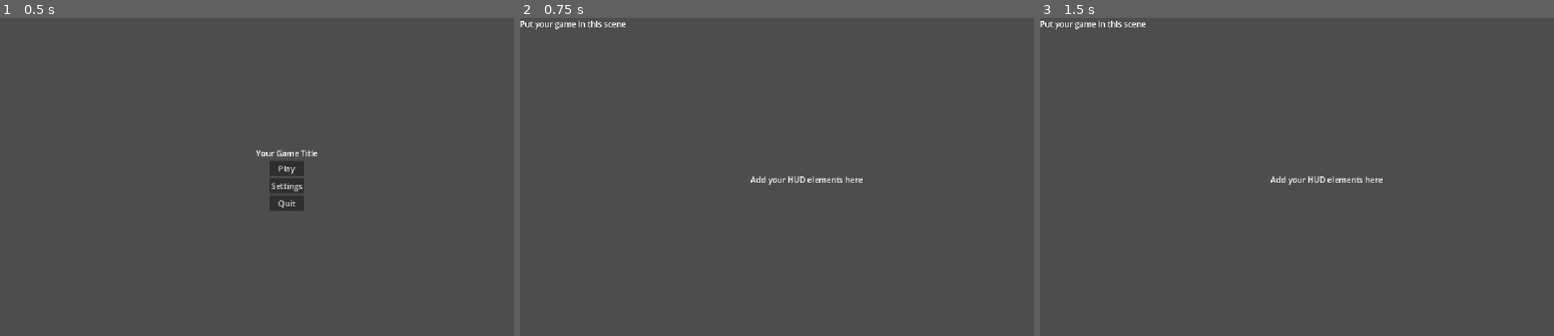
Above: before the commit, frames 1-3 (left to right).
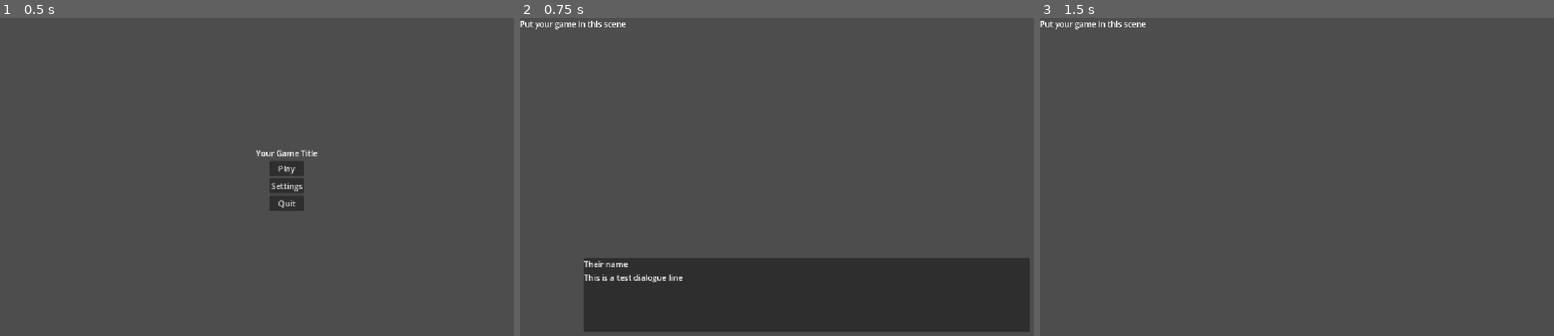
Above: after the commit, the same moments.

Repository: Lochi-dot-JPEG/crux
Game: Godot game, scene res://ui/title/title.tscn
The game is run twice, just before and just after one commit, with the same random seed, the same clock (stepped at 60 frames per second) and the same inputs.
Inputs (mouse positions are in pixels of both pictures, inside the frame that each line leads up to):
- Up to frame 1 (0.5 s): no input
- Up to frame 2 (0.75 s): click "Play" at 0.5 s
- Up to frame 3 (1.5 s): tap Enter at 1.25 s; move the mouse to (1451, 164) at 1.27 s; hold Right from 1.28 s (still down); hold E (next_dialogue, bound only after the commit) from 1.28 s (still down); click (1451, 164) at 1.42 s

Frame 1 is identical in both runs. In frame 2, 20% of the frame differs, in the area x 12-100%, y 49-99%; in frame 3, 0.2%.

Commit message:
showing a line of dialogue

Diff:
--- a/project.godot
+++ b/project.godot
@@ -33,6 +33,14 @@
 
 theme/custom="uid://bxroux3q0c77q"
 
+[input]
+
+next_dialogue={
+"deadzone": 0.2,
+"events": [Object(InputEventKey,"resource_local_to_scene":false,"resource_name":"","device":-1,"window_id":0,"alt_pressed":false,"shift_pressed":false,"ctrl_pressed":false,"meta_pressed":false,"pressed":false,"keycode":0,"physical_keycode":69,"key_label":0,"unicode":101,"location":0,"echo":false,"script":null)
+]
+}
+
 [physics]
 
 3d/physics_engine="Jolt Physics"
--- a/scripts/save_file.gd
+++ b/scripts/save_file.gd
@@ -7,3 +7,5 @@
 @export var captain_name = "John"
 @export var chef_name = "Head Chef"
 @export var sous_chef_name = "Sous-Chef"
+
+@export var character_names = {}
--- /dev/null
+++ b/ui/dialogue/dialogue.gd
@@ -0,0 +1,32 @@
+extends Control
+
+enum CHARACTER {
+	YOU,
+	CHEF,
+	SOUSCHEF,
+}
+
+@onready var name_label : Label = %Name
+@onready var text_label : Label = %Line
+
+func _ready() -> void:
+	_show_dialogue_line(CHARACTER.YOU,"This is a test dialogue line")
+
+func _show_dialogue_line(character : CHARACTER, text : String):
+	show()
+	var converted_text = _substitute_keywords(text)
+	var character_name = _get_character_name(character)
+	text_label.text = converted_text
+	name_label.text = character_name
+
+func _input(event: InputEvent) -> void:
+	if not visible:
+		return
+	if event.is_action_pressed("next_dialogue"):
+		hide()
+
+func _substitute_keywords(text) -> String:
+	return text # TODO
+
+func _get_character_name(character : CHARACTER) -> String:
+	return "Their name" # TODO
--- /dev/null
+++ b/ui/dialogue/dialogue.tscn
@@ -0,0 +1,45 @@
+[gd_scene format=3 uid="uid://bbo4bef8gsmne"]
+
+[ext_resource type="Script" uid="uid://0k8onrk83e4w" path="res://ui/dialogue/dialogue.gd" id="1_8q5o4"]
+
+[node name="Dialogue" type="Control" unique_id=205847605]
+layout_mode = 3
+anchors_preset = 15
+anchor_right = 1.0
+anchor_bottom = 1.0
+grow_horizontal = 2
+grow_vertical = 2
+script = ExtResource("1_8q5o4")
+
+[node name="MarginContainer" type="MarginContainer" parent="." unique_id=1969628774]
+layout_mode = 1
+anchors_preset = 12
+anchor_top = 1.0
+anchor_right = 1.0
+anchor_bottom = 1.0
+offset_top = -181.0
+grow_horizontal = 2
+grow_vertical = 0
+theme_override_constants/margin_left = 128
+theme_override_constants/margin_top = 16
+theme_override_constants/margin_right = 128
+theme_override_constants/margin_bottom = 16
+
+[node name="PanelContainer" type="PanelContainer" parent="MarginContainer" unique_id=1919985425]
+layout_mode = 2
+
+[node name="MarginContainer" type="MarginContainer" parent="MarginContainer/PanelContainer" unique_id=1576046360]
+layout_mode = 2
+
+[node name="VBoxContainer" type="VBoxContainer" parent="MarginContainer/PanelContainer/MarginContainer" unique_id=2006216426]
+layout_mode = 2
+
+[node name="Name" type="Label" parent="MarginContainer/PanelContainer/MarginContainer/VBoxContainer" unique_id=239181513]
+unique_name_in_owner = true
+layout_mode = 2
+text = "Name Here"
+
+[node name="Line" type="Label" parent="MarginContainer/PanelContainer/MarginContainer/VBoxContainer" unique_id=571937196]
+unique_name_in_owner = true
+layout_mode = 2
+text = "What to say here"
--- a/ui/hud/hud.tscn
+++ b/ui/hud/hud.tscn
@@ -1,4 +1,6 @@
 [gd_scene format=3 uid="uid://b7rgfhpcmfq04"]
+
+[ext_resource type="PackedScene" uid="uid://bbo4bef8gsmne" path="res://ui/dialogue/dialogue.tscn" id="1_xmswo"]
 
 [node name="Hud" type="Control" unique_id=1234464146]
 layout_mode = 3
@@ -8,18 +10,5 @@
 grow_horizontal = 2
 grow_vertical = 2
 
-[node name="Label" type="Label" parent="." unique_id=620852885]
+[node name="Dialogue" parent="." unique_id=205847605 instance=ExtResource("1_xmswo")]
 layout_mode = 1
-anchors_preset = 8
-anchor_left = 0.5
-anchor_top = 0.5
-anchor_right = 0.5
-anchor_bottom = 0.5
-offset_left = -576.0
-offset_top = -11.5
-offset_right = 576.0
-offset_bottom = 11.5
-grow_horizontal = 2
-grow_vertical = 2
-text = "Add your HUD elements here"
-horizontal_alignment = 1
Not shown, added: ui/dialogue/dialogue.gd.uid
